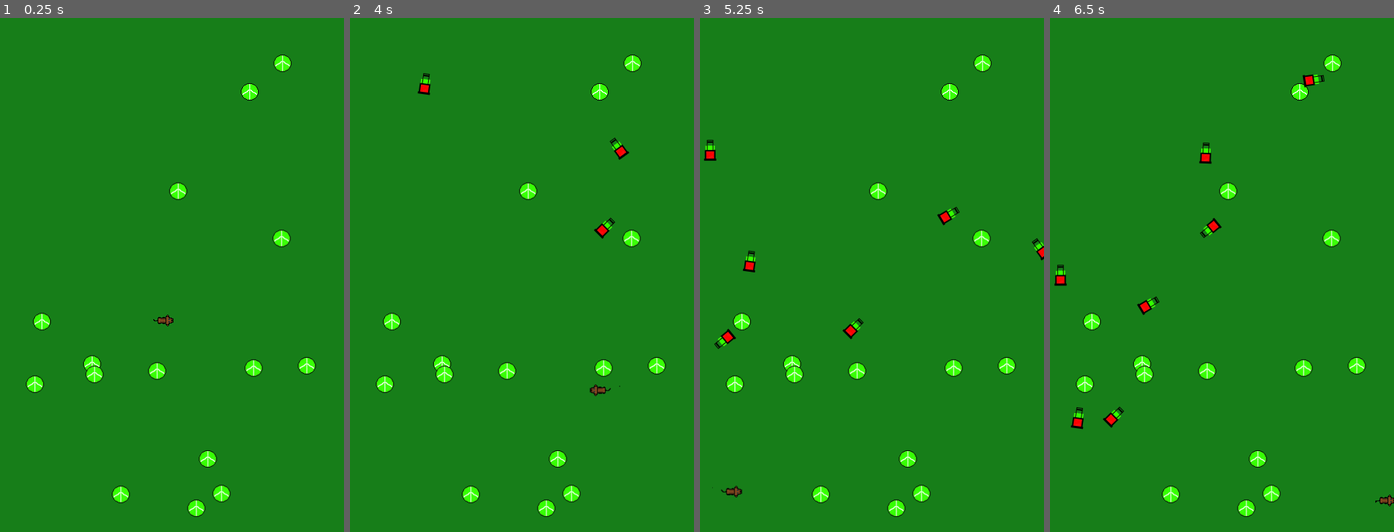
Above: before the commit, frames 1-4 (left to right).
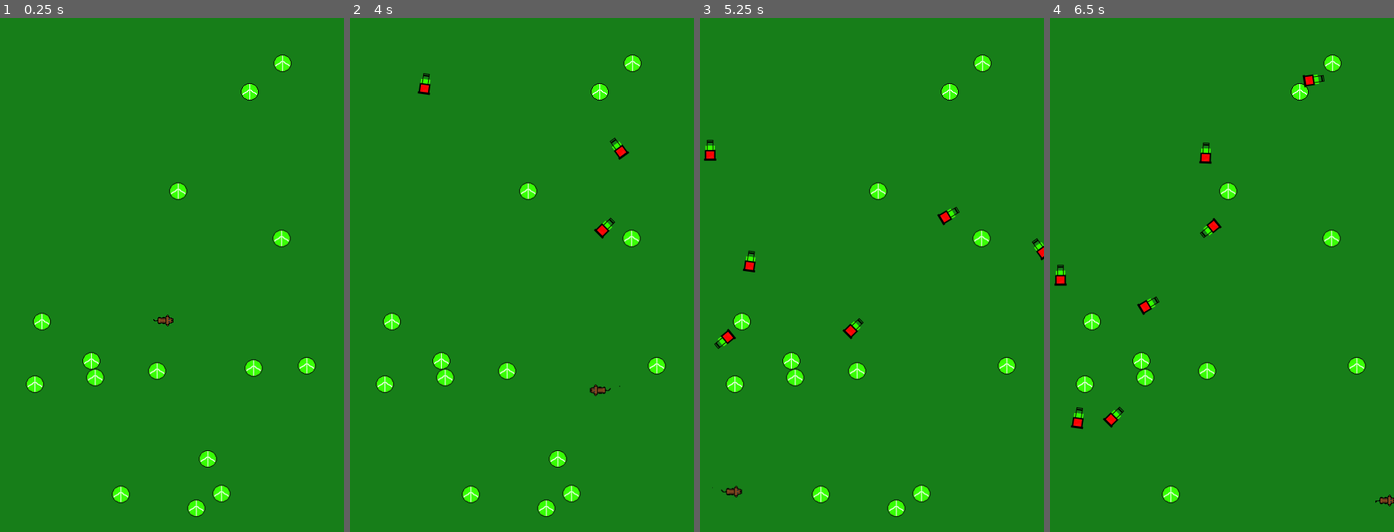
Above: after the commit, the same moments.

Repository: Hiddensquid03/Doggy-Danger-Game
Game: Godot game, scene res://main.tscn
Same seed, same stepped clock (60 frames per second), same inputs: the game is played once before the commit and once after it.
Inputs:
- Up to frame 1 (0.25 s): no input
- Up to frame 2 (4 s): tap Enter at 0.5, 2.75 s; hold D (Move_Right1) 0.53-1.28 s; hold Down (Move_Down2) 0.53-1.28 s; hold S (Move_Down1) 1.28-2.03 s; tap Left (Move_Left2) at 1.35 s; tap Space at 2 s; hold D (Move_Right1) 2.03-2.78 s; hold Right (Move_Right2) 2.03-2.78 s; hold W (Move_Up1) 2.78-3.53 s; tap Up (Move_Up2) at 2.85 s; hold A (Move_Left1) from 3.53 s (still down); hold Down (Move_Down2) from 3.53 s (still down)
- Up to frame 3 (5.25 s): release Down (Move_Down2) at 4.28 s; tap Left (Move_Left2) at 4.35 s; release A (Move_Left1) at 5.03 s; hold S (Move_Down1) from 5.03 s (still down); hold Right (Move_Right2) from 5.03 s (still down)
- Up to frame 4 (6.5 s): release S (Move_Down1) at 5.78 s; release Right (Move_Right2) at 5.78 s; hold D (Move_Right1) from 5.78 s (still down); tap Up (Move_Up2) at 5.85 s

The runs differ from the first frame. In frame 1, 0.2% of the frame differs, in the area x 23-31%, y 64-72%; in frame 2, 0.4%; in frame 3, 0.5%; in frame 4, 0.8%, in the area x 23-77%, y 64-98%.

Commit message:
Completed points system added pool hazard

Diff:
--- a/Tennisball.tscn
+++ b/Tennisball.tscn
@@ -2,14 +2,18 @@
 
 [ext_resource type="Texture2D" uid="uid://37a8eimhbolr" path="res://art/Tennisball.png" id="1_1yfoj"]
 
-[sub_resource type="RectangleShape2D" id="RectangleShape2D_yt046"]
-size = Vector2(34, 32.5)
+[sub_resource type="CircleShape2D" id="CircleShape2D_26iee"]
+radius = 12.0
 
-[node name="Area2D" type="Area2D"]
+[node name="Tennisball" type="RigidBody2D"]
+collision_layer = 2
+collision_mask = 2
+gravity_scale = 0.0
 
 [node name="Sprite2D" type="Sprite2D" parent="."]
 texture = ExtResource("1_1yfoj")
 
 [node name="CollisionShape2D" type="CollisionShape2D" parent="."]
-position = Vector2(0, -3.75)
-shape = SubResource("RectangleShape2D_yt046")
+visibility_layer = 2
+position = Vector2(0, -4)
+shape = SubResource("CircleShape2D_26iee")
--- a/main.gd
+++ b/main.gd
@@ -27,6 +27,7 @@
 		var Tennisball = Tennis_ballscene.instantiate()
 		Tennisball.position = Vector2(randf_range(35,470),randf_range(33, 720))
 		add_child(Tennisball)
+
 
 
 func _on_mobtimer_timeout():
--- a/main.tscn
+++ b/main.tscn
@@ -1,9 +1,10 @@
-[gd_scene load_steps=7 format=3 uid="uid://doou1trp0mq8n"]
+[gd_scene load_steps=8 format=3 uid="uid://doou1trp0mq8n"]
 
 [ext_resource type="Script" path="res://main.gd" id="1_37dpv"]
 [ext_resource type="PackedScene" uid="uid://bu4rhgm7n2y1p" path="res://player.tscn" id="2_wys1f"]
 [ext_resource type="PackedScene" uid="uid://ch6o0ckg2lgpc" path="res://mob.tscn" id="2_y072y"]
 [ext_resource type="PackedScene" uid="uid://bi0h861dtquhe" path="res://Tennisball.tscn" id="3_b1cqx"]
+[ext_resource type="PackedScene" uid="uid://ditw1c6xvv88r" path="res://pool.tscn" id="5_om43f"]
 
 [sub_resource type="QuadMesh" id="QuadMesh_cd6ou"]
 
@@ -25,6 +26,10 @@
 mesh = SubResource("QuadMesh_cd6ou")
 
 [node name="player" parent="." instance=ExtResource("2_wys1f")]
+
+[node name="RigidBody2D" parent="player" instance=ExtResource("5_om43f")]
+position = Vector2(303, 112)
+scale = Vector2(5, 5)
 
 [node name="Mobtimer" type="Timer" parent="."]
 wait_time = 0.5
--- a/player.gd
+++ b/player.gd
@@ -57,13 +57,21 @@
 
 
 func _on_body_entered(body):
-	if lives > 1:
-		lives -= 1
-	else:
-		hide() # Player disappears after being hit.
-		hit.emit()
-		# Must be deferred as we can't change physics properties on a physics callback.
-		$CollisionShape2D.set_deferred("disabled", true)
+	#Lawnmower
+	if body.get_collision_layer_value(1):
+		print("Hit lawnmower")
+		if lives > 1:
+			lives -= 1
+		else:
+			hide() # Player disappears after being hit.
+			hit.emit()
+			# Must be deferred as we can't change physics properties on a physics callback.
+			$CollisionShape2D.set_deferred("disabled", true)
+	#Tennis ball
+	elif body.get_collision_layer_value(2):
+		print("Tennis ball hit")
+		#UPDATE SCORE ETC.
+		body.queue_free()#uninstantiate tennis ball
 
 func start(pos):
 	position = pos
--- a/player.tscn
+++ b/player.tscn
@@ -68,6 +68,7 @@
 
 [node name="player" type="Area2D"]
 position = Vector2(54, 32)
+collision_mask = 3
 script = ExtResource("1_yfmle")
 
 [node name="AnimatedSprite2D" type="AnimatedSprite2D" parent="."]
--- /dev/null
+++ b/pool.tscn
@@ -0,0 +1,16 @@
+[gd_scene load_steps=3 format=3 uid="uid://ditw1c6xvv88r"]
+
+[ext_resource type="Texture2D" uid="uid://cfdbhr13xxq50" path="res://art/poool.png" id="1_7h4l4"]
+
+[sub_resource type="RectangleShape2D" id="RectangleShape2D_nca44"]
+size = Vector2(26, 36)
+
+[node name="RigidBody2D" type="RigidBody2D"]
+texture_filter = 1
+
+[node name="Sprite2D" type="Sprite2D" parent="."]
+texture = ExtResource("1_7h4l4")
+
+[node name="CollisionShape2D" type="CollisionShape2D" parent="Sprite2D"]
+position = Vector2(1, -3)
+shape = SubResource("RectangleShape2D_nca44")
Binary file added: art/poool.png
Not shown, added: art/poool.png.import
Binary file added: untitled (1).png
Not shown, added: untitled (1).png.import
